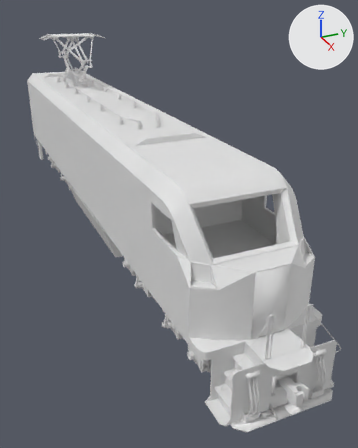
A saved change to the Blender file HTEL/blend/htel-AU.blend.
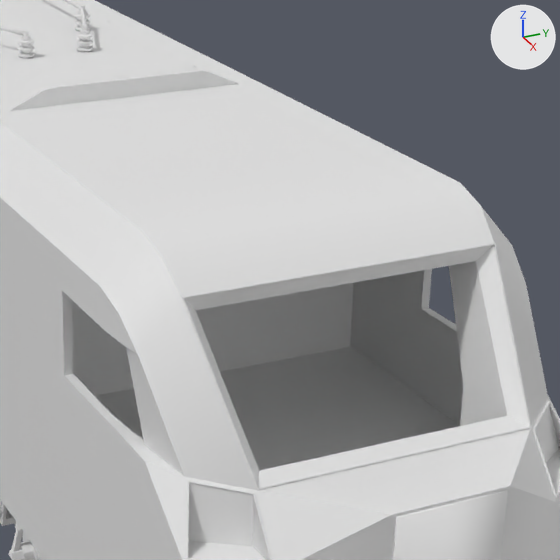
Old and new are each drawn whole from a 50 mm camera at (16.5, -5.16, 7.9) aimed at (1.93, 1.4, 0.62) and again close up on the part from 37% to 86% of the width and 25% to 64% of the height. Every picture has the same lights, and +X, +Y and +Z are marked at upper right.
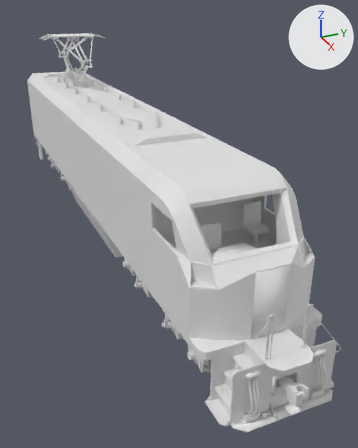
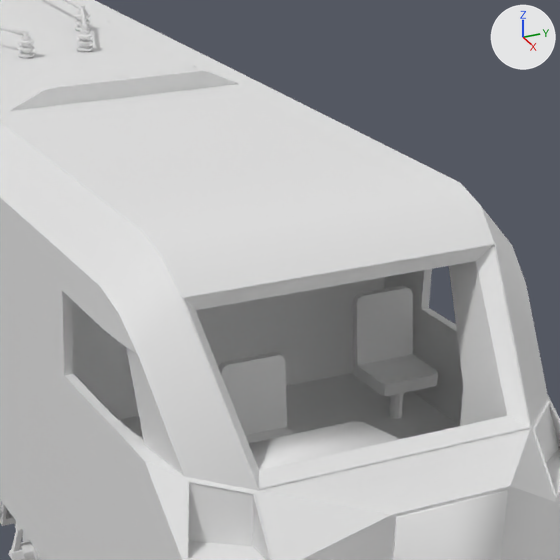
Boxes [x1, y1, x2, y2] around the edits, measured in the close-ups (560 x 560 px):
'Cube', reshaped, modifiers changed
    both: [0, 0, 548, 560]
'Cylinder.053', added
    after: [353, 285, 438, 418]
'Cylinder.090', added
    after: [218, 352, 295, 444]
'Cube.017', added
    after: [249, 421, 400, 471]
part 1 of me_cube_092, built on
    before: [97, 277, 418, 471]
    after: [97, 277, 418, 474]

What changed in the scene script:
```text
Change me_cube_092:
    used by ob_cube; location = (0.0, 0.0, 0.5)
    remove me_cube_092.from_pydata(...)  # 101 vertices, 85 faces; spans x -10.3..8.9, y 0.0..1.5, z 1.0..3.9
    add me_cube_092.from_pydata(...)  # 194 vertices, 176 faces; spans x -10.3..8.9, y -1.5..1.5, z 1.0..3.9
    me_cube_092 part 1: 7 vertices moved from x 5.9, y 1.1..1.5, z 1.0..3.9 to x 6.3..6.4, y 1.1..1.5, z 1.0..3.9; 4 vertices removed from x 5.9, y 0.0, z 1.0..3.9; 97 vertices added at x -10.3..8.9, y -1.5..0.9, z 1.0..3.9
Add me_cylinder_009:
    me_cylinder_009.from_pydata(...)  # 44 vertices, 28 faces; spans x -0.32..0.2, y -0.25..0.25, z -0.1..0.84
    me_cylinder_009.polygons.foreach_set('use_smooth', [True] * 28)
Add me_cube_010:
    me_cube_010.from_pydata([(8.785, -0.94, 2.646), (8.27, -0.94, 2.55), (8.785, 0.1, 2.646), (8.27, -0.94, 2.45), (8.6, -0.94, 2.45), (8.6, 0.1, 2.45), (8.6, -0.94, 1.9), (8.6, 0.1, 1.9), (8.785, -0.94, 1.9), (8.785, 0.1, 1.9), (8.32, 0.1, 2.559), (8.27, 0.05, 2.55), (8.27, 0.05, 2.45), (8.32, 0.1, 2.45)], [], [(1, 11, 12, 3), (3, 12, 13, 5, 4), (4, 5, 7, 6), (6, 7, 9, 8), (0, 8, 9, 2), (1, 0, 2, 10, 11), (1, 3, 4, 6, 8, 0), (10, 13, 12, 11), (2, 9, 7, 5, 13, 10)])
    me_cube_010.polygons.foreach_set('use_smooth', [True] * 9)
Change ob_cube:
    remove _m = ob_cube.modifiers.new('Mirror', 'MIRROR')
    remove _m.use_axis = (False, True, False)
    remove _m.mirror_object = ob_origin
Add ob_cylinder_053:
    ob_cylinder_053 = bpy.data.objects.new('Cylinder.053', me_cylinder_009)
    ob_cylinder_053.location = (7.22, 1.1, 2.5)
Add ob_cylinder_090:
    ob_cylinder_090 = bpy.data.objects.new('Cylinder.090', me_cylinder_009)
    ob_cylinder_090.location = (7.92, -0.4, 2.5)
Add ob_cube_017:
    ob_cube_017 = bpy.data.objects.new('Cube.017', me_cube_010)
    ob_cube_017.location = (0.0, 0.0, 0.5)
```
